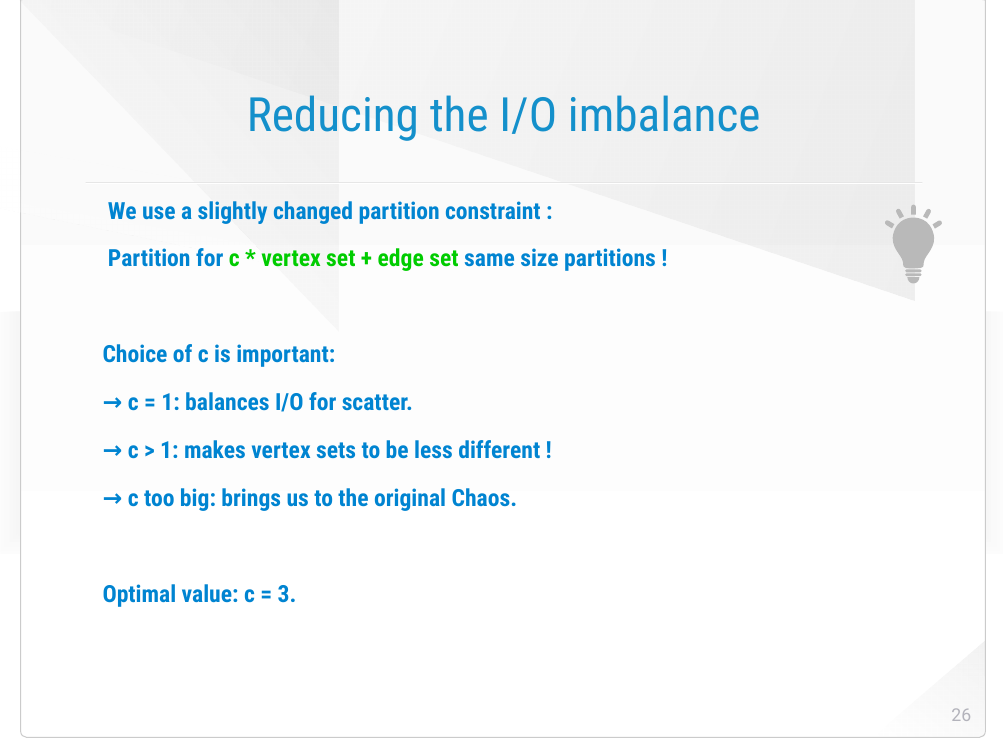
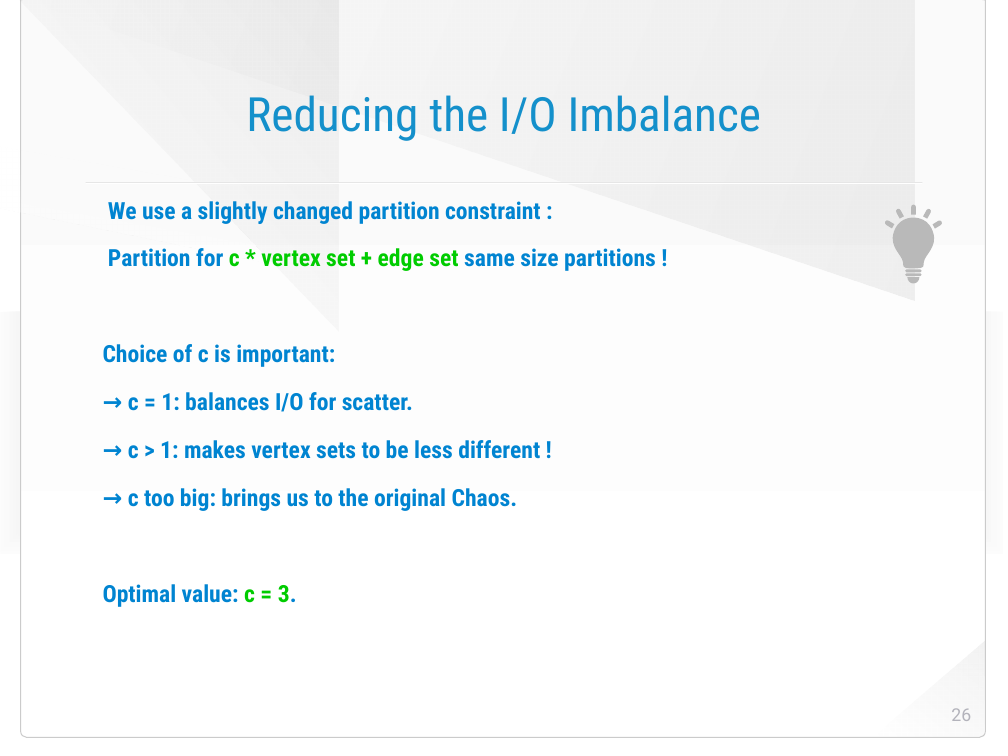
Before and after one commit to HaprianVlad/chaos, a slide deck: slide 26 of presentation.odp. Drawn at 1008x756 pixels with LibreOffice and Linux fonts; fonts in the diff are those of the drawing; background and template pictures are left out. Boxes give left, top, right and bottom in pixels: in the first picture for what was removed or moved away, otherwise in the second. Text is boxed around its words. In the diff, an @@ line names an element or a change of style, - is before the commit and + after.

```diff
--- a/presentation.odp
+++ b/presentation.odp
@@ title at [246,95,761,141]: text changed @@
-Reducing the I/O imbalance
+Reducing the I/O Imbalance
@@ text at [103,584,297,607]: text colour #0084D1 to #00CC00 in "c = 3." @@
```
Also in this commit, not shown: 6 other slides changed, 4 slides added, 5 other files.
